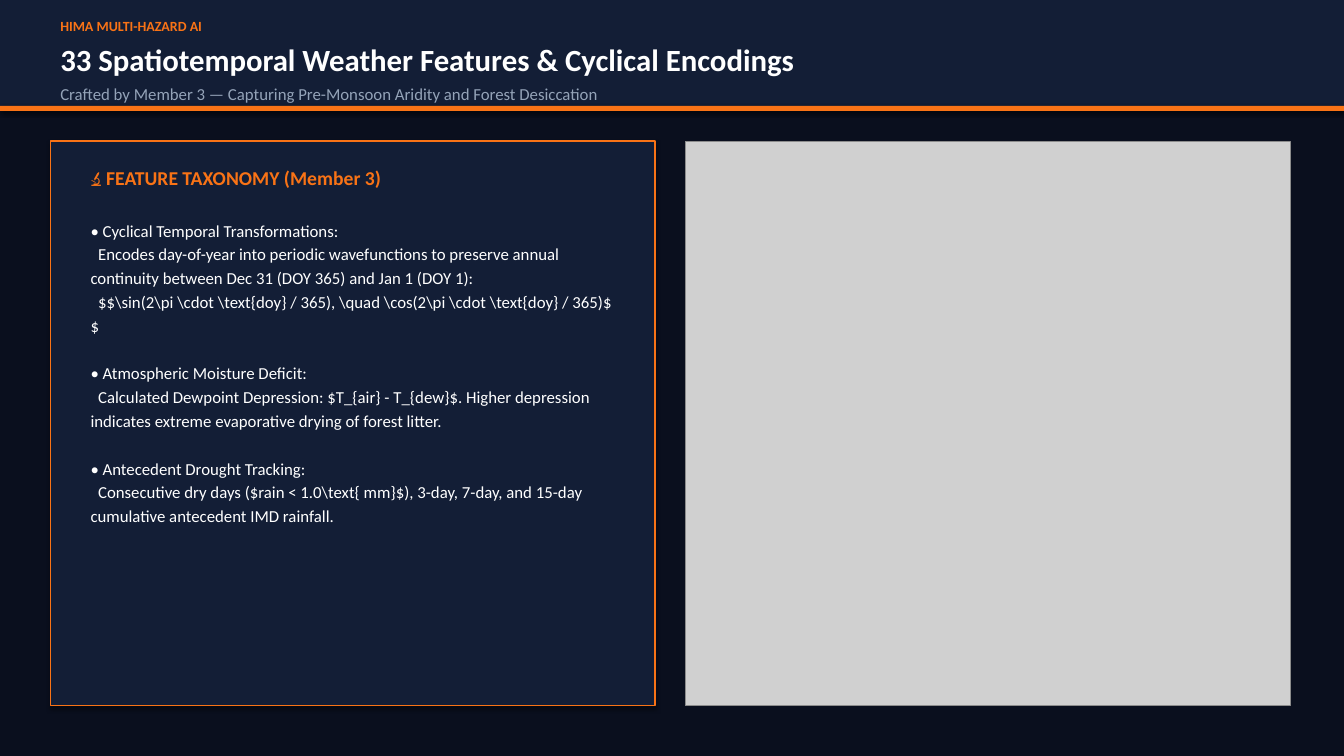
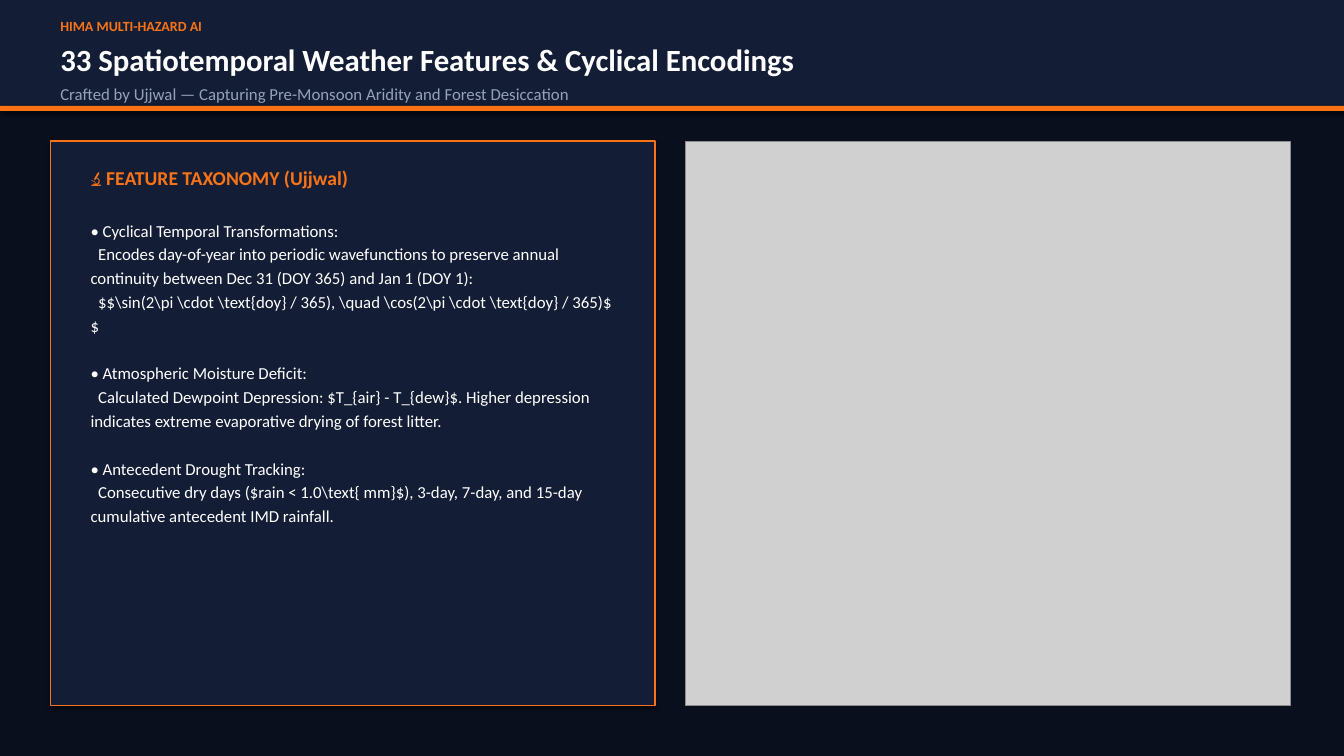
Before and after one commit to ujjww4ll/HIMA, a slide deck: slide 13 of Flood_Prediction_and_Early_Warning_System.pptx. Drawn at 1344x756 pixels with LibreOffice and Linux fonts; fonts in the diff are those of the drawing; grey boxes stand for pictures. Boxes give left, top, right and bottom in pixels: in the first picture for what was removed or moved away, otherwise in the second. Text is boxed around its words. In the diff, an @@ line names an element or a change of style, - is before the commit and + after.

Commit message:
Update 7-member roster: M1-Sachin, M2-Anshul, M3-Ujjwal, M4-Aadi, M5-Malvika, M6-Shubhangi, M7-Sonam

```diff
--- a/Flood_Prediction_and_Early_Warning_System.pptx
+++ b/Flood_Prediction_and_Early_Warning_System.pptx
@@ text at (60, 88, 569, 103): text changed @@
-Crafted by Member 3 — Capturing Pre-Monsoon Aridity and Forest Desiccation
+Crafted by Ujjwal — Capturing Pre-Monsoon Aridity and Forest Desiccation
@@ text at (106, 170, 348, 189): text changed @@
-🔬 FEATURE TAXONOMY (Member 3)
+🔬 FEATURE TAXONOMY (Ujjwal)
```
Also in this commit, not shown: 14 other slides changed, 5 other files.
